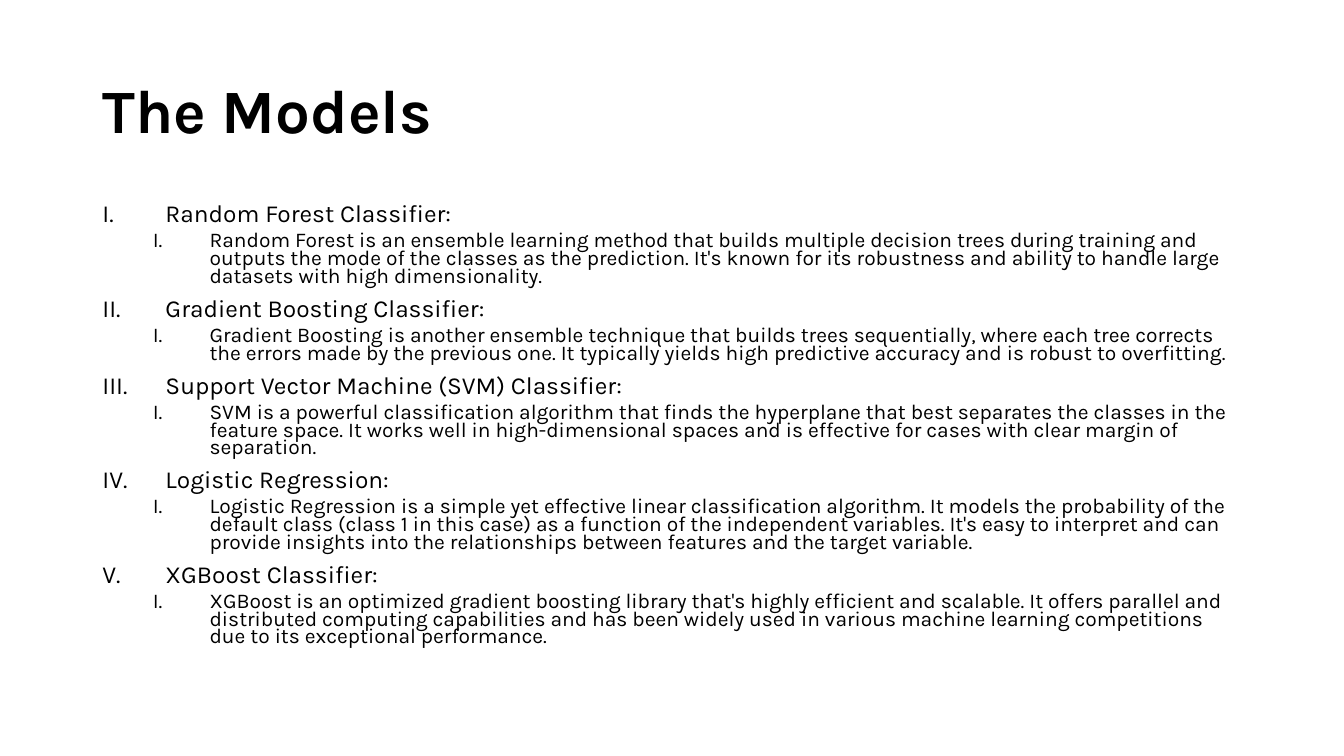
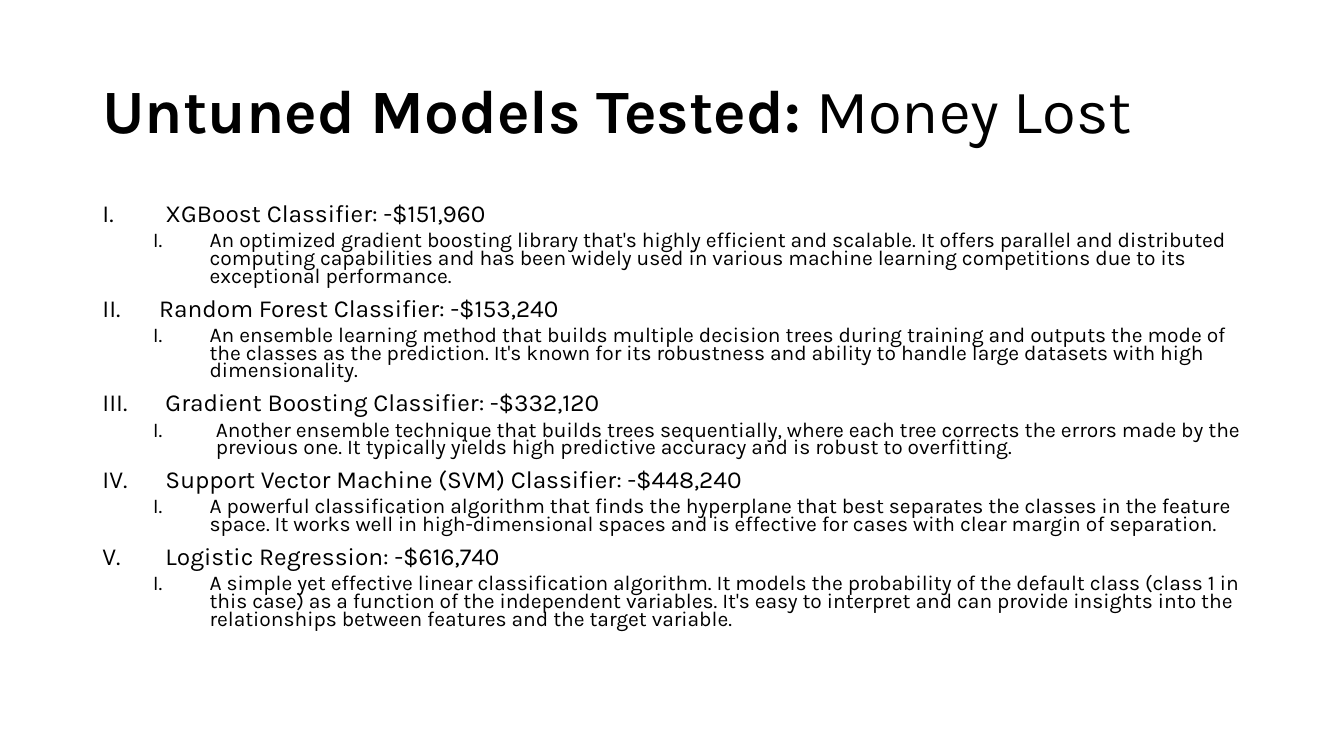
Before and after one commit to Mcusac/Case-Study-X, a slide deck: slide 5 of Cusack_Matthew_CaseStudy7.pptx. Drawn at 1344x756 pixels with LibreOffice and Linux fonts; fonts in the diff are those of the drawing. Boxes give left, top, right and bottom in pixels: in the first picture for what was removed or moved away, otherwise in the second. Text is boxed around its words. In the diff, an @@ line names an element or a change of style, - is before the commit and + after.

```diff
--- a/Cusack_Matthew_CaseStudy7.pptx
+++ b/Cusack_Matthew_CaseStudy7.pptx
@@ title at [102,90,1132,148]: text changed @@
-The Models
+Untuned Models Tested: Money Lost
@@ text at [159,204,1239,631]: text changed @@
-I. Random Forest Classifier:
-  I. Random Forest is an ensemble learning method that builds multiple decision trees during training and outputs the mode of the classes as the prediction. It's known for its robustness and ability to handle large datasets with high dimensionality.
-II. Gradient Boosting Classifier:
-  I. Gradient Boosting is another ensemble technique that builds trees sequentially, where each tree corrects the errors made by the previous one. It typically yields high predictive accuracy and is robust to overfitting.
-III. Support Vector Machine (SVM) Classifier:
-  I. SVM is a powerful classification algorithm that finds the hyperplane that best separates the classes in the feature space. It works well in high-dimensional spaces and is effective for cases with clear margin of separation.
-IV. Logistic Regression:
-  I. Logistic Regression is a simple yet effective linear classification algorithm. It models the probability of the default class (class 1 in this case) as a function of the independent variables. It's easy to interpret and can provide insights into the relationships between features and the target variable.
-V. XGBoost Classifier:
-  I. XGBoost is an optimized gradient boosting library that's highly efficient and scalable. It offers parallel and distributed computing capabilities and has been widely used in various machine learning competitions due to its exceptional performance.
+I. XGBoost Classifier: -$151,960
+  I. An optimized gradient boosting library that's highly efficient and scalable. It offers parallel and distributed computing capabilities and has been widely used in various machine learning competitions due to its exceptional performance.
+II. Random Forest Classifier: -$153,240
+  I. An ensemble learning method that builds multiple decision trees during training and outputs the mode of the classes as the prediction. It's known for its robustness and ability to handle large datasets with high dimensionality.
+III. Gradient Boosting Classifier: -$332,120
+  I. Another ensemble technique that builds trees sequentially, where each tree corrects the errors made by the previous one. It typically yields high predictive accuracy and is robust to overfitting.
+IV. Support Vector Machine (SVM) Classifier: -$448,240
+  I. A powerful classification algorithm that finds the hyperplane that best separates the classes in the feature space. It works well in high-dimensional spaces and is effective for cases with clear margin of separation.
+V. Logistic Regression: -$616,740
+  I. A simple yet effective linear classification algorithm. It models the probability of the default class (class 1 in this case) as a function of the independent variables. It's easy to interpret and can provide insights into the relationships between features and the target variable.
```
Also in this commit, not shown: 9 other slides changed, 6 slides added, 3 slides removed, 15 other files.
